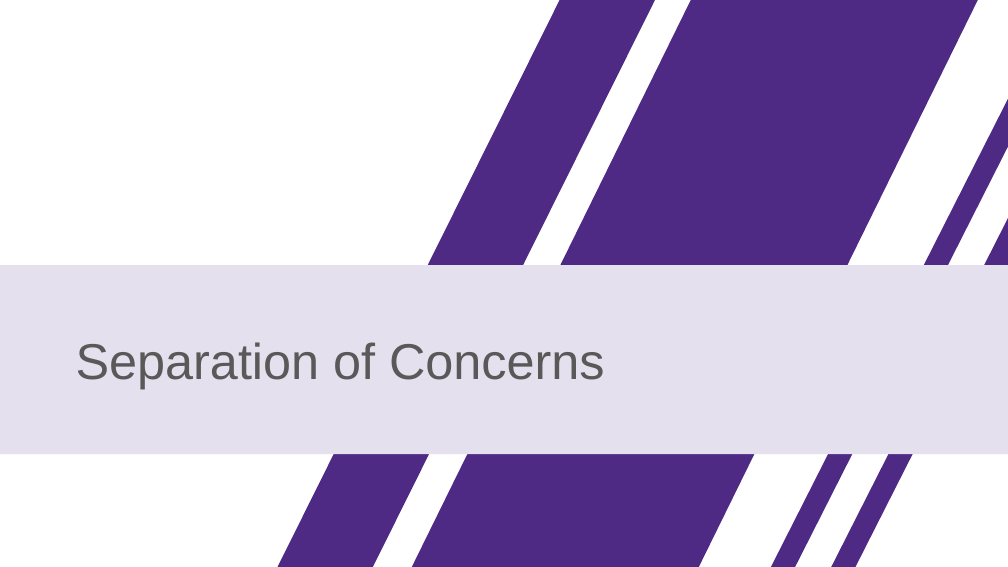
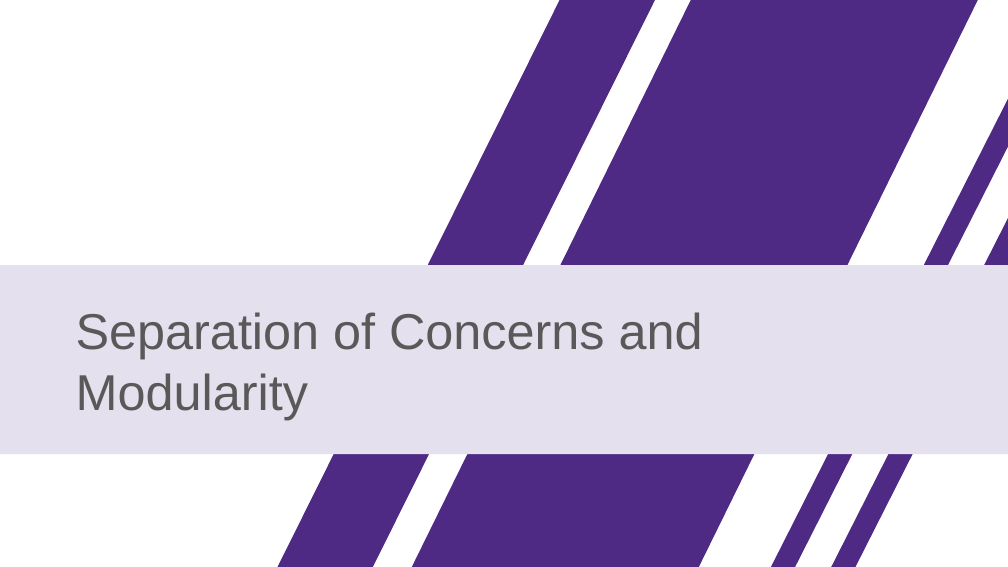
Before and after one commit to nuitrcs/researchers_guide_to_code_organization, a slide deck: slide 7 of researchers_guide_to_code_organization_day_2.pptx (slide 3 before the commit). Drawn at 1008x567 pixels with LibreOffice and Linux fonts; fonts in the diff are those of the drawing. Boxes give left, top, right and bottom in pixels: in the first picture for what was removed or moved away, otherwise in the second. Text is boxed around its words. In the diff, an @@ line names an element or a change of style, - is before the commit and + after.

```diff
--- a/researchers_guide_to_code_organization_day_2.pptx
+++ b/researchers_guide_to_code_organization_day_2.pptx
@@ text in rectangle at box(76, 312, 703, 419): text changed @@
-Separation of Concerns
+Separation of Concerns and Modularity
```
Also in this commit, not shown: 8 other slides changed, 34 slides added, 6 slides removed, 24 other files.
